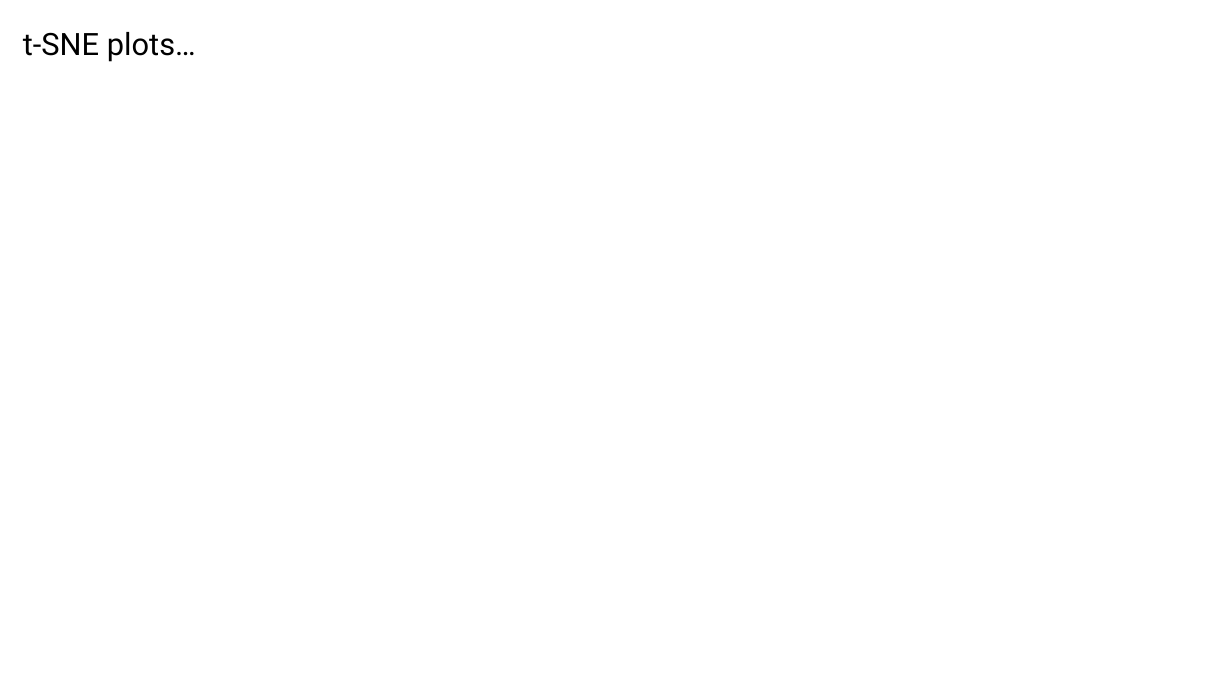
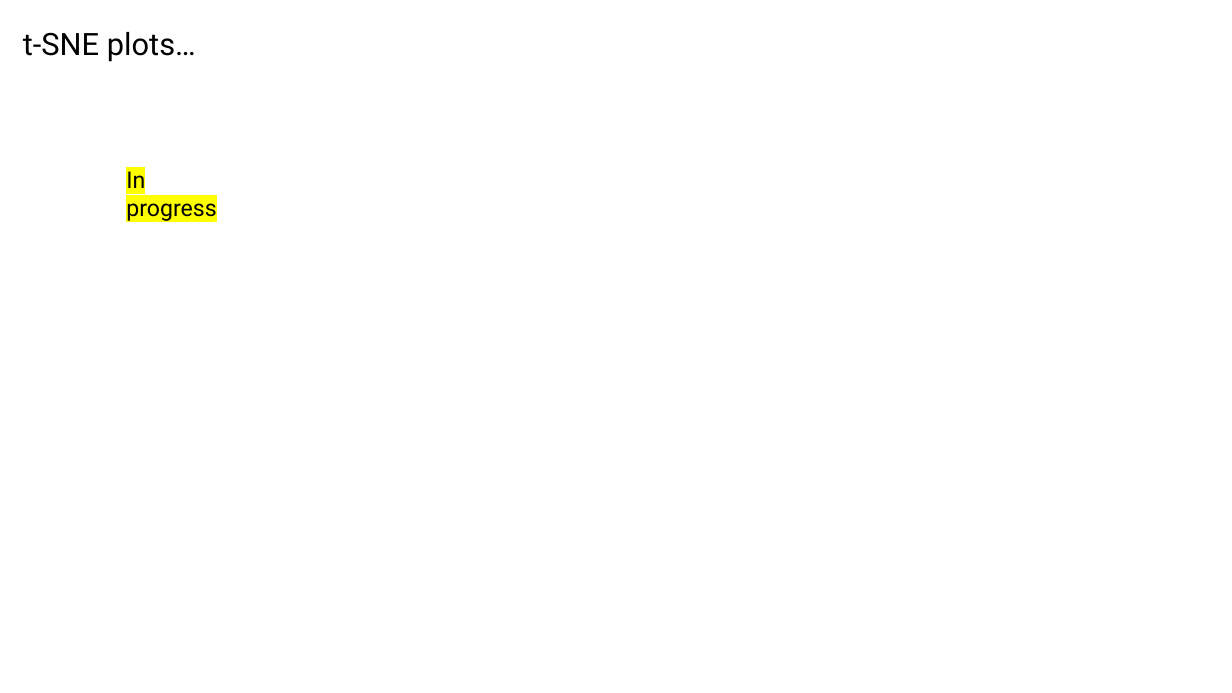
Before and after one commit to planaria158/BERT, a slide deck: slide 11 of Experiments.pptx. Drawn at 1232x693 pixels with LibreOffice and Linux fonts; fonts in the diff are those of the drawing. Boxes give left, top, right and bottom in pixels: in the first picture for what was removed or moved away, otherwise in the second. Text is boxed around its words. In the diff, an @@ line names an element or a change of style, - is before the commit and + after.

```diff
--- a/Experiments.pptx
+++ b/Experiments.pptx
@@ text added at (126,171,216,221), 18 pt, text #000000 @@
+In progress
```
Also in this commit, not shown: 3 other slides changed.
